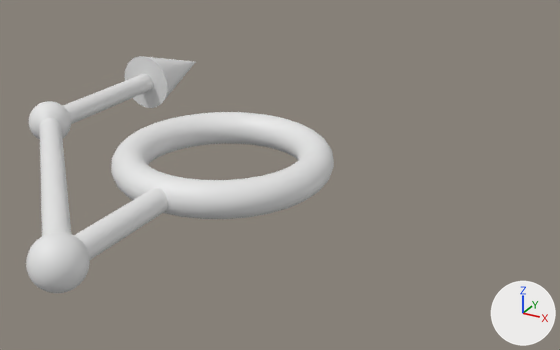
A saved change to the OBJ model Assets/Modules/Azure/Assets/Arrows/Arrow-054.obj.
Rendered twice from a camera (50 mm lens) standing at (1.7, -2.59, 1.28) and looking at (0.2, 0.14, -0.08). Lighting does not change. The marker at lower right points along +X, +Y and +Z. Where no turn or scale is listed for an object, it has been applied to the vertices. Vertices at the same position are counted once.

The older version as bpy lines, for what is in view:
```python
me_arrow_054 = bpy.data.meshes.new('Arrow-054')
me_arrow_054.from_pydata(...)  # 3283 vertices, 3143 faces; spans x -1.15..0.47, y -1.1..1.25, z -0.15..0.15
ob_arrow_054 = bpy.data.objects.new('Arrow-054', me_arrow_054)
ob_arrow_054.location = (0.0, 0.0, 0.0)
```
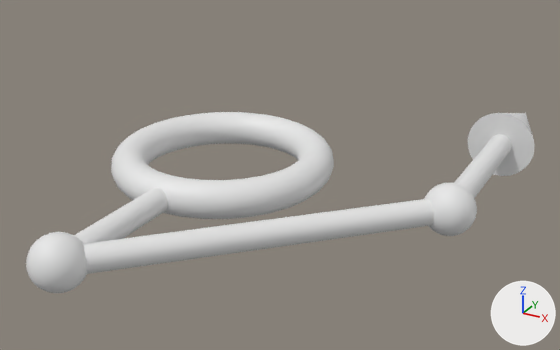
Pixel boxes (x1, y1, x2, y2) of what changed, in the pictures (560 x 350 px; the box of a moved part takes in the faces that stretch with it):
'Arrow-054', reshaped (65% wider, 24% shorter)
    before: (26, 56, 334, 293)
    after: (26, 112, 535, 293)
part 1 of me_arrow_054, moved or reshaped
    before: (63, 74, 153, 124)
    after: (454, 134, 512, 198)
part 2 of me_arrow_054, moved or reshaped
    before: (125, 56, 195, 108)
    after: (468, 113, 535, 176)
part 3 of me_arrow_054, added
    after: (424, 183, 477, 236)
part 4 of me_arrow_054, deleted
    before: (29, 101, 71, 140)
part 5 of me_arrow_054, moved or reshaped
    before: (30, 118, 71, 281)
    after: (30, 199, 434, 281)

Edits to the bpy script that builds the scene:
```text
Change me_arrow_054:
    used by ob_arrow_054; location = (0.0, 0.0, 0.0)
    remove me_arrow_054.from_pydata(...)  # 3283 vertices, 3143 faces; spans x -1.15..0.47, y -1.1..1.25, z -0.15..0.15
    add me_arrow_054.from_pydata(...)  # 3282 vertices, 3143 faces; spans x -0.47..1.15, y -1.1..1.25, z -0.15..0.15
    me_arrow_054 part 1: the loose piece of 64 vertices spanning x -1.05..-0.95, y 0.0..1.0, z -0.05..0.05 is turned -180 degrees about the y axis through the mesh origin
    me_arrow_054 part 2: the loose piece of 33 vertices spanning x -1.15..-0.85, y 0.75..1.25, z -0.15..0.15 is turned -180 degrees about the y axis through the mesh origin
    me_arrow_054 part 3: a new loose piece of 1009 vertices spanning x 0.9..1.1, y -0.1..0.1, z -0.1..0.1
    me_arrow_054 part 4: the loose piece of 1010 vertices spanning x -1.1..-0.9, y -0.1..0.1, z -0.1..0.1 is deleted
    me_arrow_054 part 5
    62 vertices are removed from x -1.04..0.04, y -1.04..0.04, z -0.05..0.05
    106 faces are deleted
    4 vertices move within x -0.02..0.02, y -1.1..-0.9, z 0.0
    34 vertices are added at x -0.04..1.02, y -1.04..0.03, z -0.05..0.05
    28 new vertices lie (1.0, 1.0, 0.0) away from vertices in x -0.04..0.04, y -1.04..-0.96, z -0.05..0.05
    106 new faces join them
```
